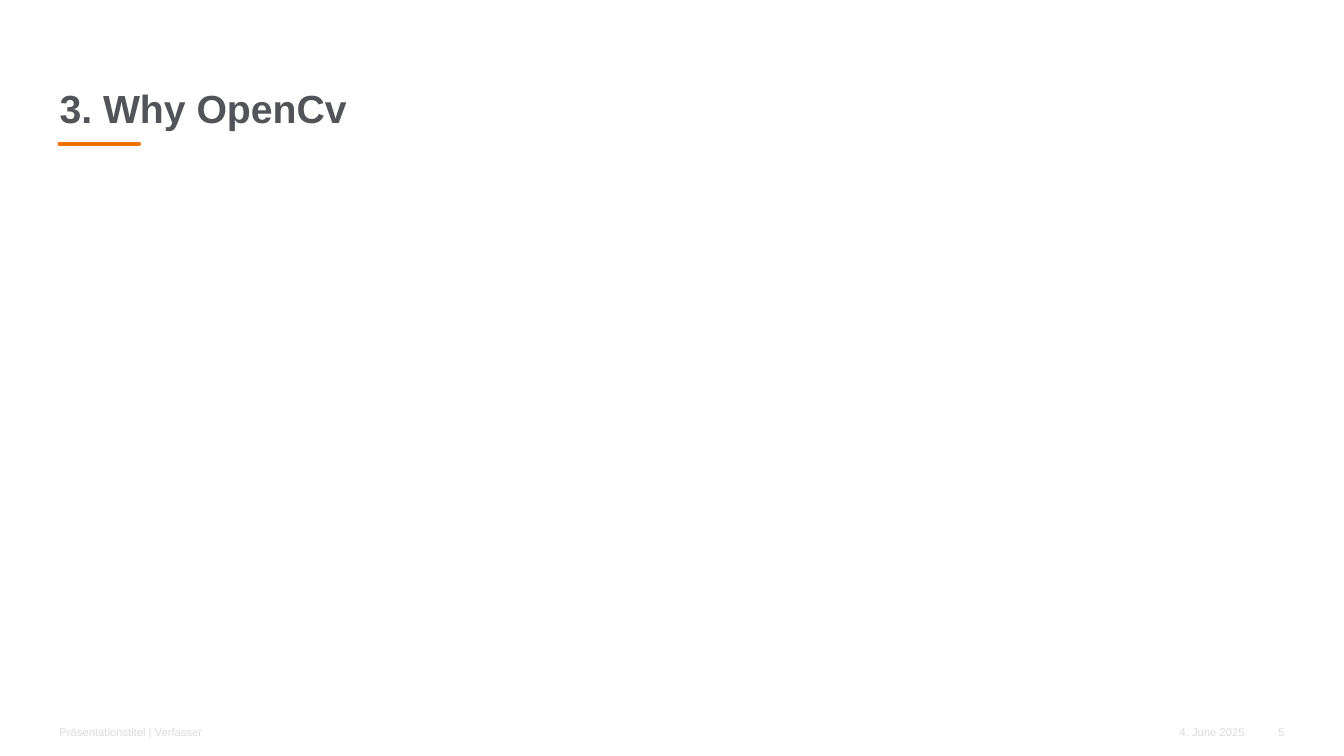
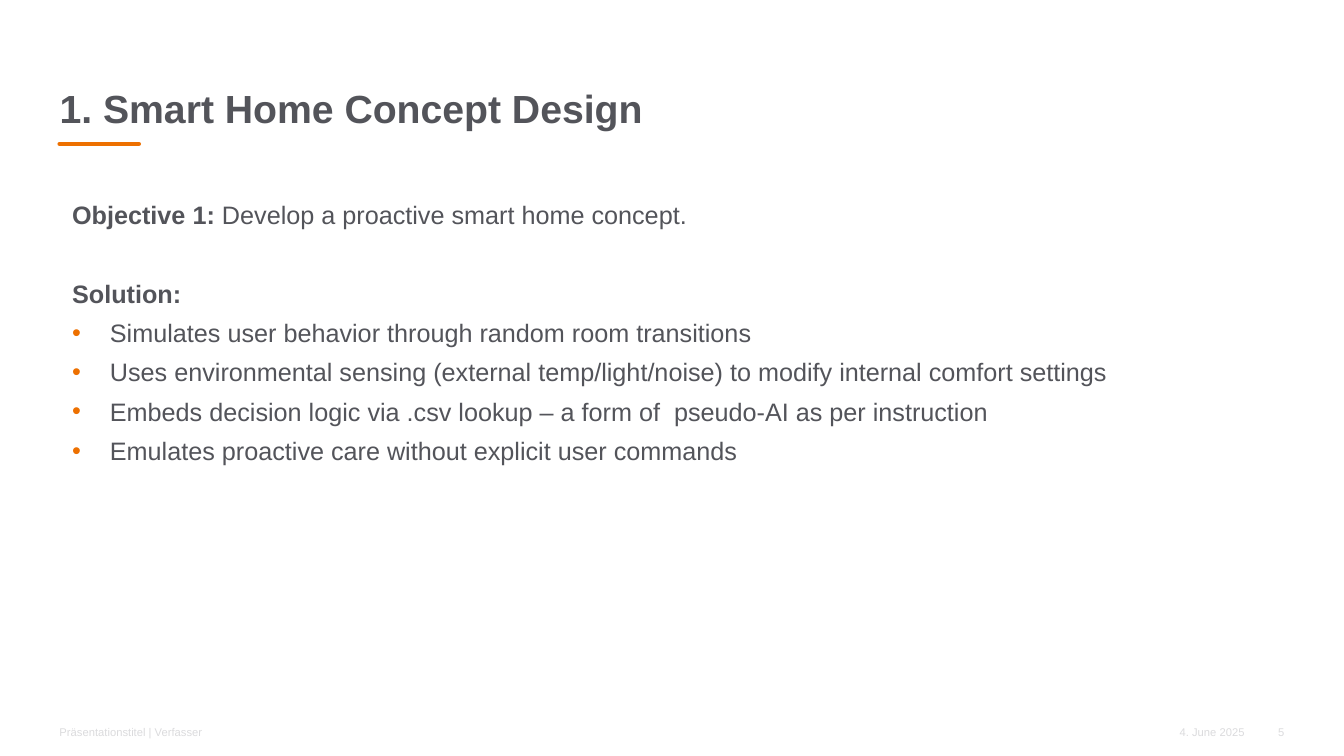
Before and after one commit to ProgrammerTabish/HappyHomeIndustry4.0Project, a slide deck: slide 5 of Happy_Home_Final.pptx. Drawn at 1344x756 pixels with LibreOffice and Linux fonts; fonts in the diff are those of the drawing; background and template pictures are left out. Boxes give left, top, right and bottom in pixels: in the first picture for what was removed or moved away, otherwise in the second. Text is boxed around its words. In the diff, an @@ line names an element or a change of style, - is before the commit and + after.

```diff
--- a/Happy_Home_Final.pptx
+++ b/Happy_Home_Final.pptx
@@ title at (60,94,643,131): text changed @@
-3. Why OpenCv
+1. Smart Home Concept Design
@@ text added at (72,205,1107,466), 18 pt, text #53545A @@
+Objective 1: Develop a proactive smart home concept.
+Solution:
+• Simulates user behavior through random room transitions
+• Uses environmental sensing (external temp/light/noise) to modify internal comfort settings
+• Embeds decision logic via .csv lookup – a form of pseudo-AI as per instruction
+• Emulates proactive care without explicit user commands
```
Also in this commit, not shown: 5 other slides changed, 4 slides added, 1 slide removed, 2 other files.
